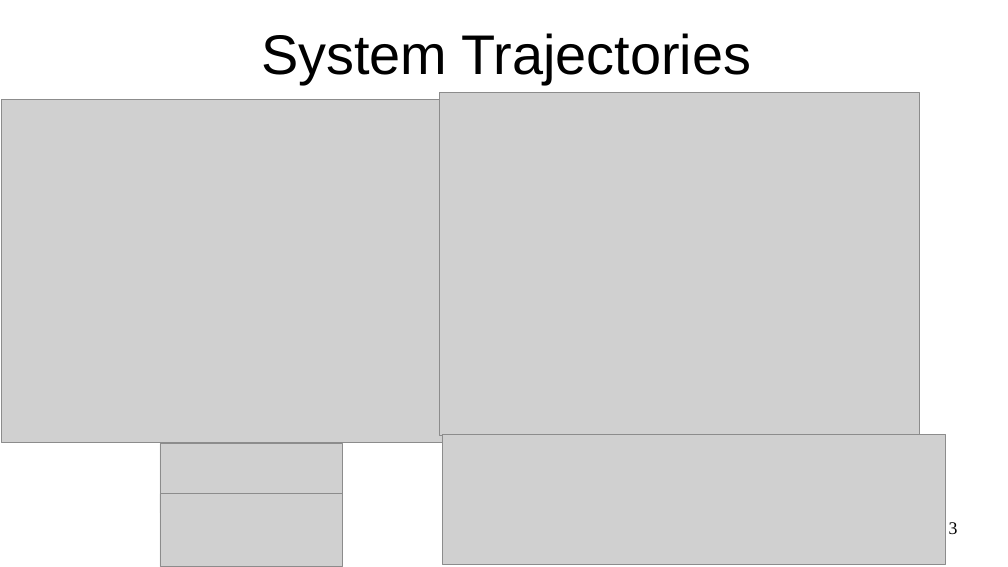
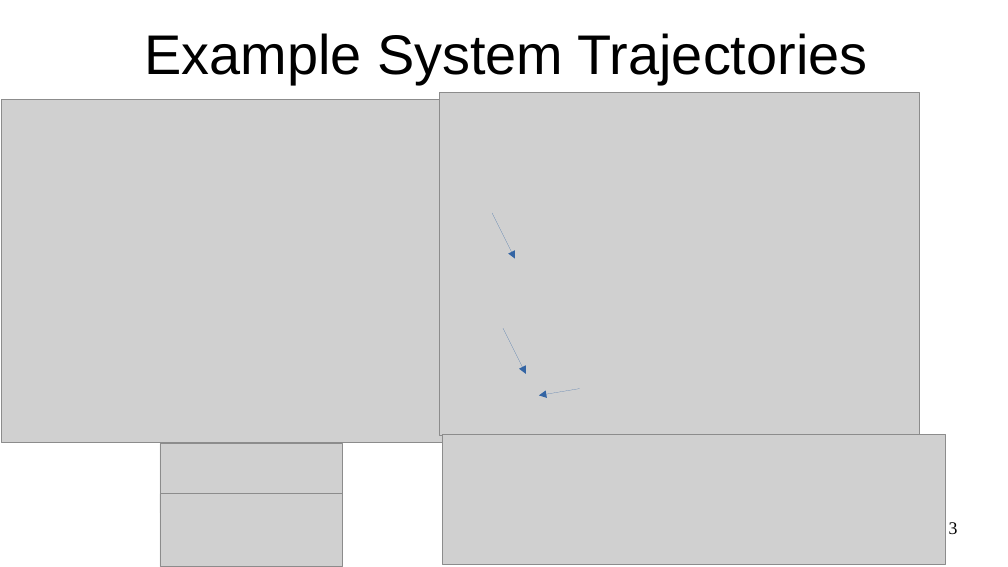
Before and after one commit to jfdev001/PlasmaCellDiff, a slide deck: slide 3 of pptx/JaredFrazier_Group1_Modelling.odp. Drawn at 1008x567 pixels with LibreOffice and Linux fonts; fonts in the diff are those of the drawing; grey boxes stand for pictures. Boxes give left, top, right and bottom in pixels: in the first picture for what was removed or moved away, otherwise in the second. Text is boxed around its words. In the diff, an @@ line names an element or a change of style, - is before the commit and + after.

Commit message:
final presentation complete

```diff
--- a/pptx/JaredFrazier_Group1_Modelling.odp
+++ b/pptx/JaredFrazier_Group1_Modelling.odp
@@ title at [144, 33, 868, 84]: text changed @@
-System Trajectories
+Example System Trajectories
@@ arrow added from (492, 213) to (515, 259), #3465A4 0 pt @@
@@ arrow added from (503, 328) to (526, 374), #3465A4 0 pt @@
@@ arrow added from (580, 389) to (539, 395), #3465A4 0 pt @@
```
Also in this commit, not shown: 2 other slides changed, 1 slide added, 1 slide removed, 1 other file.
